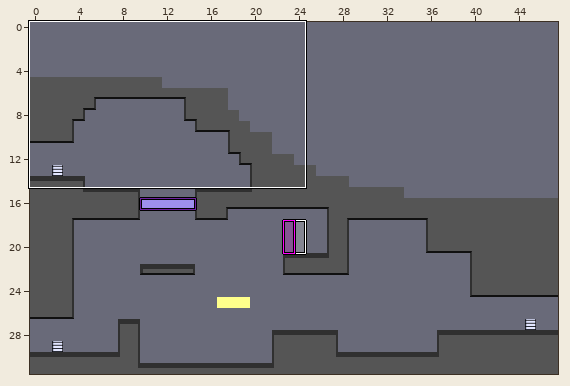
A LDtk project gets an edit: assets/world.ldtk. Above, an overview of the earlier version with the close-up marked.
Close-up. Before:
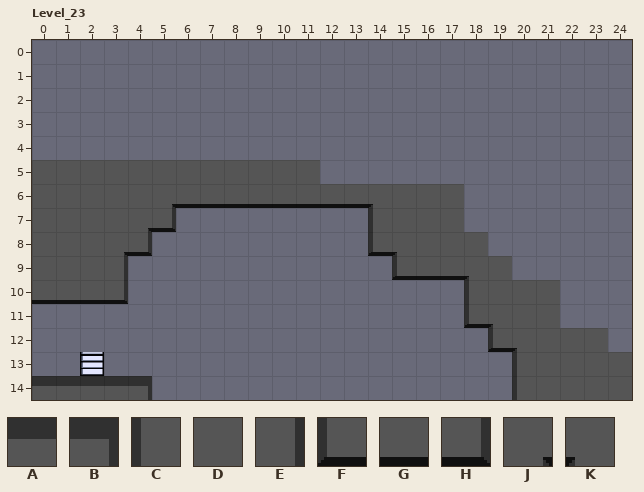
Cells are 16x16 px. Shown: Level_23 x 0..24, y 0..14. The commit also changed other parts of the map, which this record leaves out.
Key: from "FineTerrain": A 11, B 12, C 20, D 21, E 22, F 30, G 31, H 32, J 43, K 44.
_ is an empty cell.
Layers that did not change in this view are not listed.
Layer "Terrain_fine" before, first column x 0:
 0 _________________________
 1 _________________________
 2 _________________________
 3 _________________________
 4 _________________________
 5 DDDDDDDDDDDD_____________
 6 DDDDDJGGGGGGGGKDDD_______
 7 DDDDJH________CDDD_______
 8 DDDJH_________FKDDD______
 9 DDDE___________FGGKD_____
10 GGGH______________CDDD___
11 __________________FKDD___
12 ___________________FKDDD_
13 ____________________CDDDD
14 AAAAB_______________CDDDD
The result:
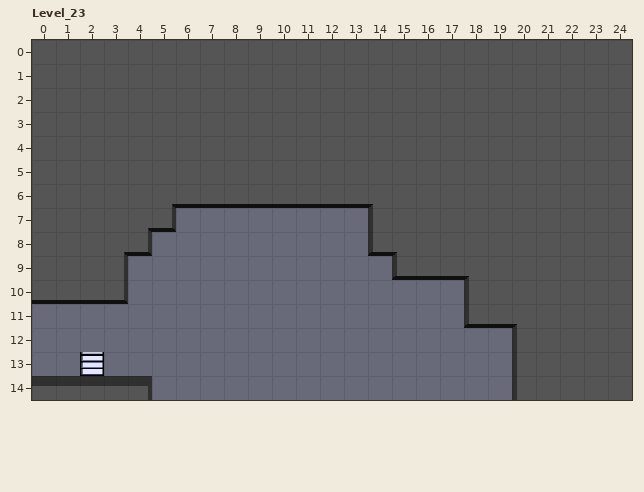
Difference:
Layer "Terrain_fine":
y 0..4: x 0..24 _________________________ -> DDDDDDDDDDDDDDDDDDDDDDDDD
y 5: x 12..24 _____________ -> DDDDDDDDDDDDD
y 6..7: x 18..24 _______ -> DDDDDDD
y 8: x 19..24 ______ -> DDDDDD
y 9: x 20..24 _____ -> DDDDD
y 10: x 22..24 ___ -> DDD
y 11: x 19..20 KD -> GK; x 22..24 ___ -> DDD
y 12: x 19..20 FK -> _C; x 24 _ -> D
